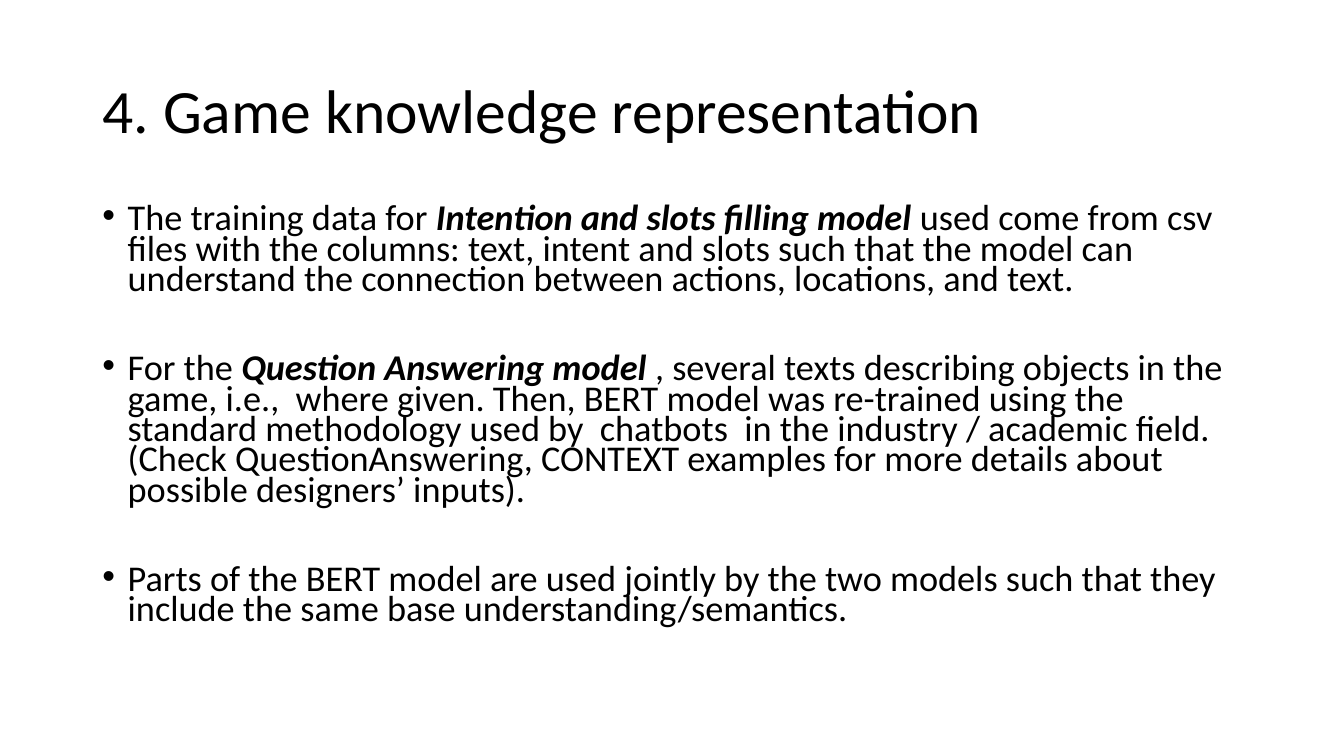
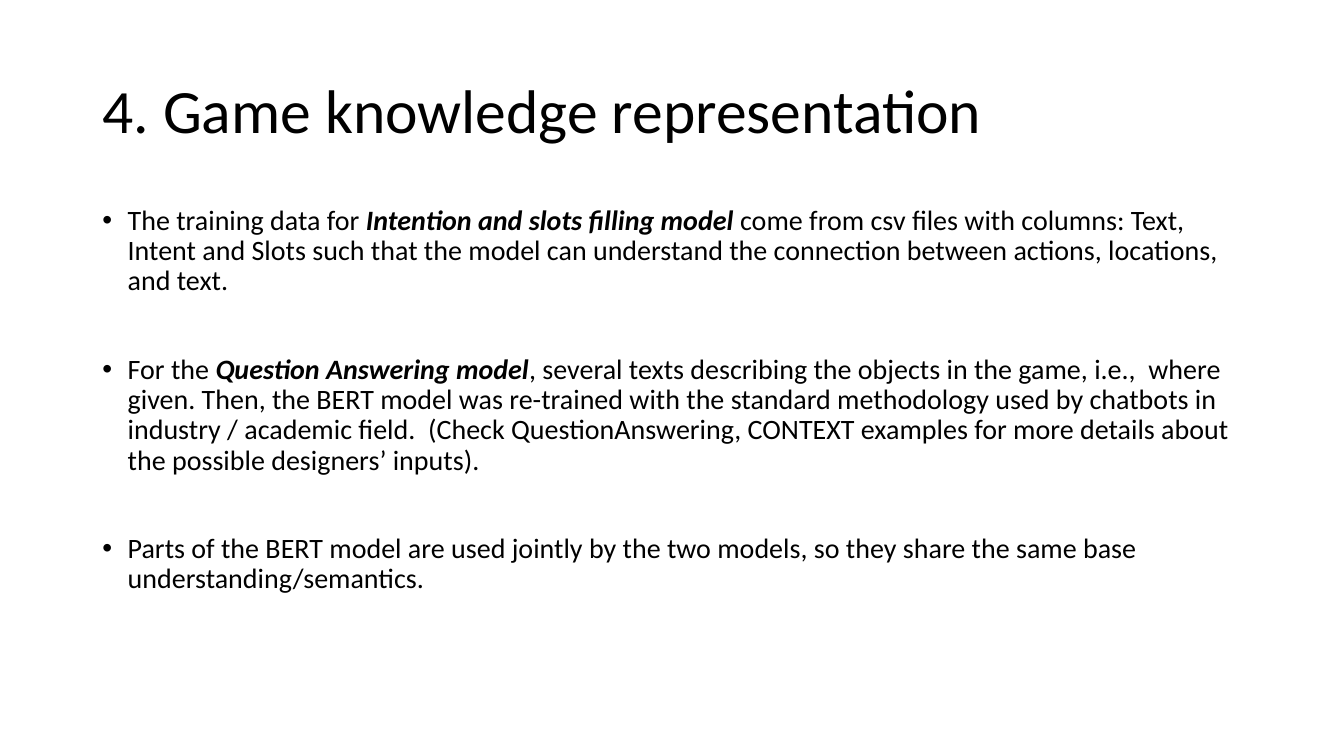
Before and after one commit to AGAPIA/NLPForVideoGames, a slide deck: slide 7 of Presentation/Slides.pptx (slide 6 before the commit). Drawn at 1344x756 pixels with LibreOffice and Linux fonts; fonts in the diff are those of the drawing. Boxes give left, top, right and bottom in pixels: in the first picture for what was removed or moved away, otherwise in the second. Text is boxed around its words. In the diff, an @@ line names an element or a change of style, - is before the commit and + after.

```diff
--- a/Presentation/Slides.pptx
+++ b/Presentation/Slides.pptx
@@ text at <box>128,210,1228,593</box>: text changed; size 25.9 to 20 pt @@
-• The training data for Intention and slots filling model used come from csv files with the columns: text, intent and slots such that the model can understand the connection between actions, locations, and text.
-• For the Question Answering model , several texts describing objects in the game, i.e., where given. Then, BERT model was re-trained using the standard methodology used by chatbots in the industry / academic field. (Check QuestionAnswering, CONTEXT examples for more details about possible designers’ inputs).
-• Parts of the BERT model are used jointly by the two models such that they include the same base understanding/semantics.
+• The training data for Intention and slots filling model come from csv files with columns: Text, Intent and Slots such that the model can understand the connection between actions, locations, and text.
+• For the Question Answering model, several texts describing the objects in the game, i.e., where given. Then, the BERT model was re-trained with the standard methodology used by chatbots in industry / academic field. (Check QuestionAnswering, CONTEXT examples for more details about the possible designers’ inputs).
+• Parts of the BERT model are used jointly by the two models, so they share the same base understanding/semantics.
```
Also in this commit, not shown: 12 other slides changed, 2 slides added.
